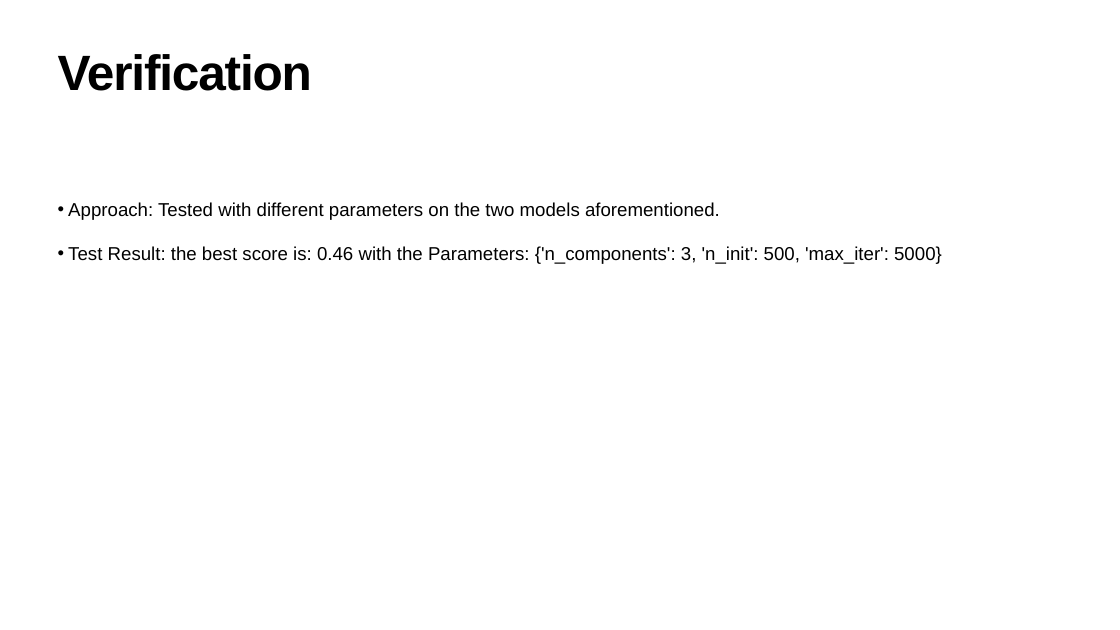
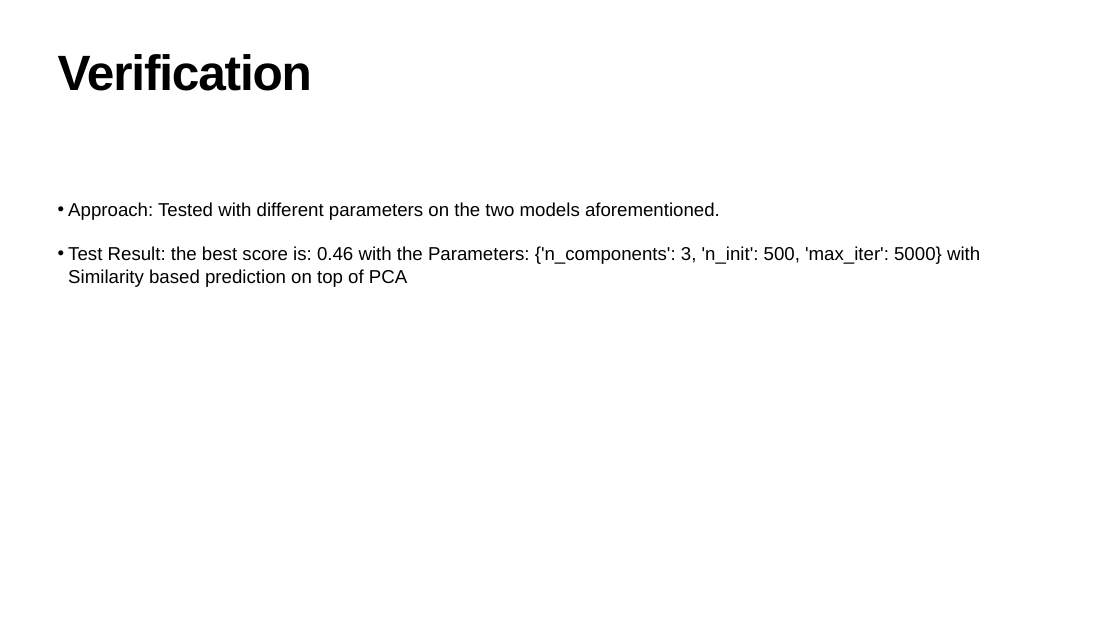
Before and after one commit to Lorby04/ML-2-Final, a slide deck: slide 8 of Report.pptx. Drawn at 1120x630 pixels with LibreOffice and Linux fonts; fonts in the diff are those of the drawing; background and template pictures are left out. Boxes give left, top, right and bottom in pixels: in the first picture for what was removed or moved away, otherwise in the second. Text is boxed around its words. In the diff, an @@ line names an element or a change of style, - is before the commit and + after.

```diff
--- a/Report.pptx
+++ b/Report.pptx
@@ text at (x1=68, y1=246, x2=980, y2=287): text changed @@
-• Test Result: the best score is: 0.46 with the Parameters: {'n_components': 3, 'n_init': 500, 'max_iter': 5000}
+• Test Result: the best score is: 0.46 with the Parameters: {'n_components': 3, 'n_init': 500, 'max_iter': 5000} with Similarity based prediction on top of PCA
```
Also in this commit, not shown: 3 other slides changed, 1 slide added, 2 other files.
